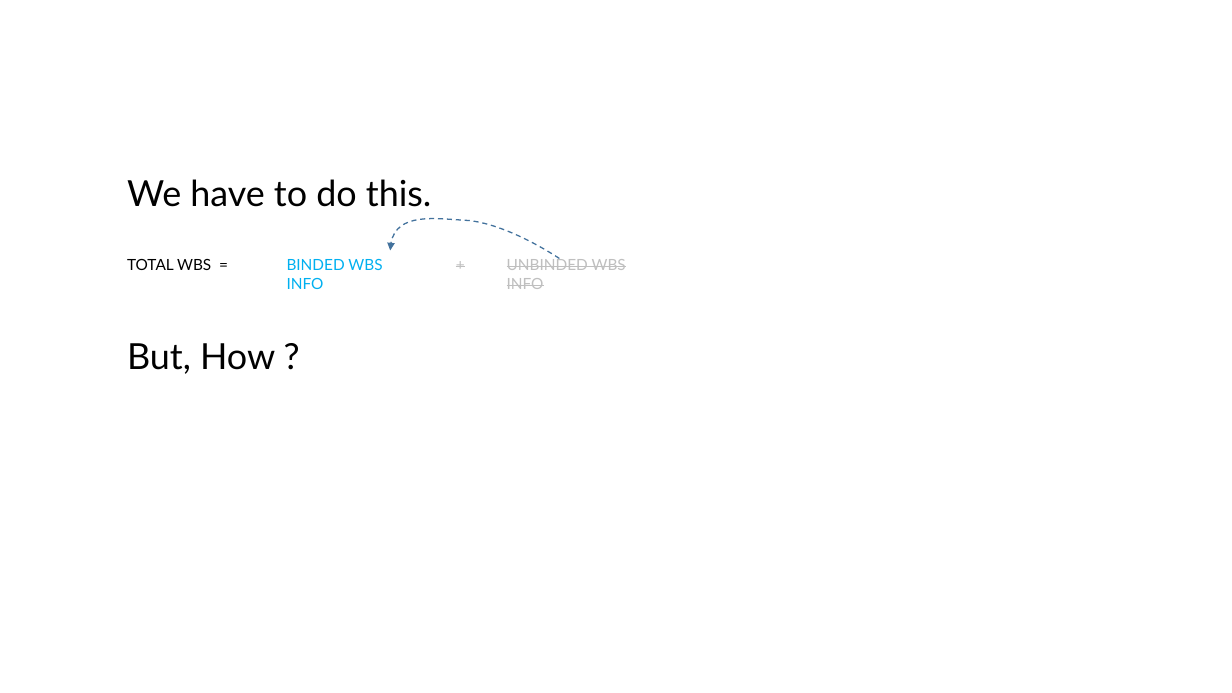
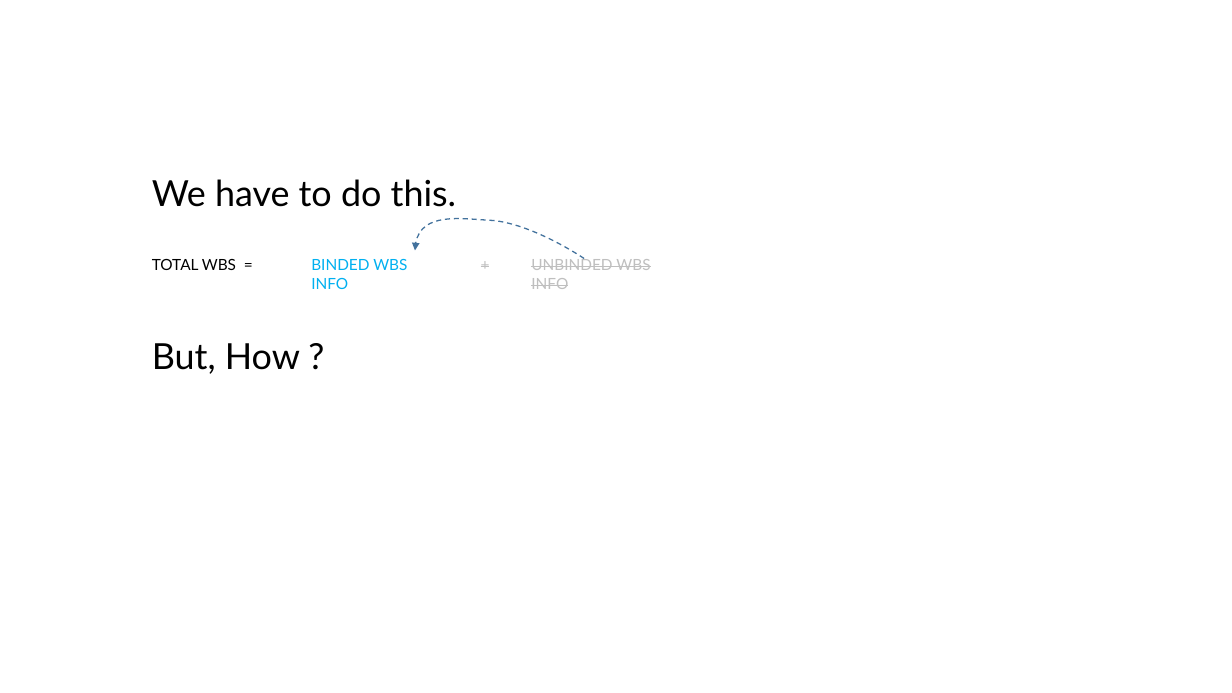
Before and after one commit to hnanmal/mQ, a slide deck: slide 11 of 논문준비/프레젠테이션1.pptx (slide 12 before the commit). Drawn at 1232x693 pixels with LibreOffice and Linux fonts; fonts in the diff are those of the drawing. Boxes give left, top, right and bottom in pixels: in the first picture for what was removed or moved away, otherwise in the second. Text is boxed around its words. In the diff, an @@ line names an element or a change of style, - is before the commit and + after.

```diff
--- a/논문준비/프레젠테이션1.pptx
+++ b/논문준비/프레젠테이션1.pptx
@@ 5 texts, 1 freeform shape: place and size @@
-5 texts, 1 freeform shape at box(127, 179, 626, 289)
+5 texts, 1 freeform shape at box(152, 179, 650, 289)
@@ text "But, How ?": place and size @@
-text "But, How ?" at box(127, 343, 275, 374)
+text "But, How ?" at box(152, 343, 300, 374)
```
Also in this commit, not shown: 7 other slides changed, 2 slides added, 2 slides removed.
